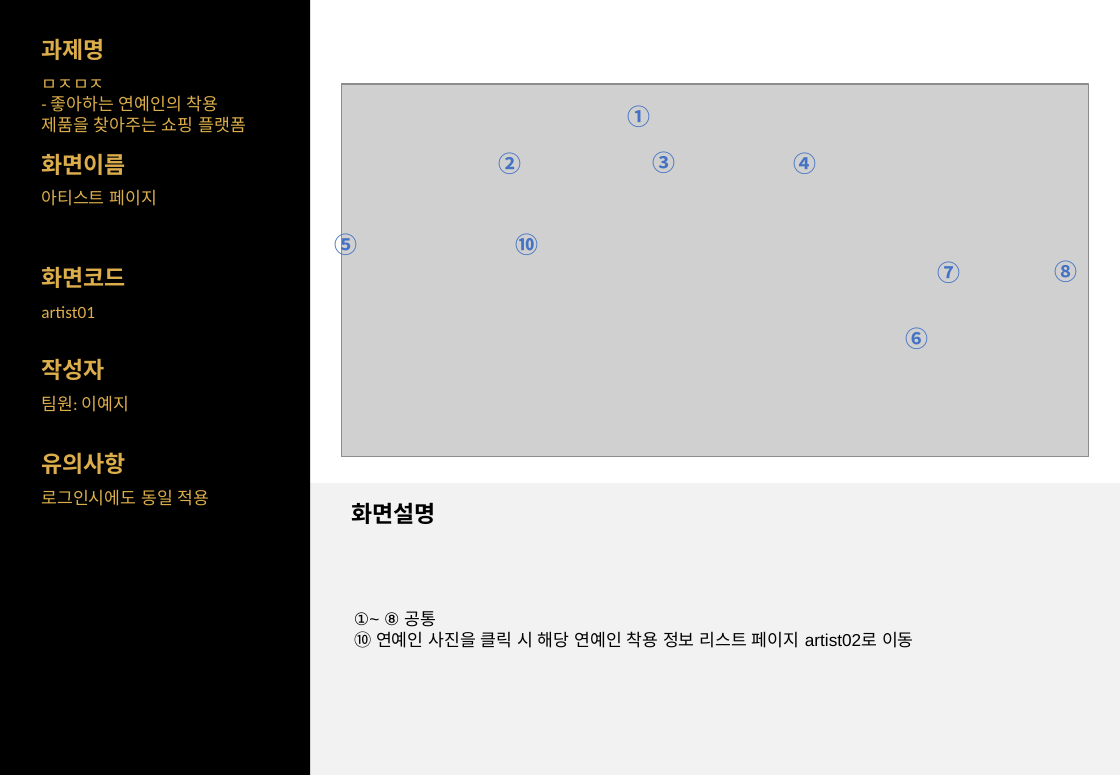
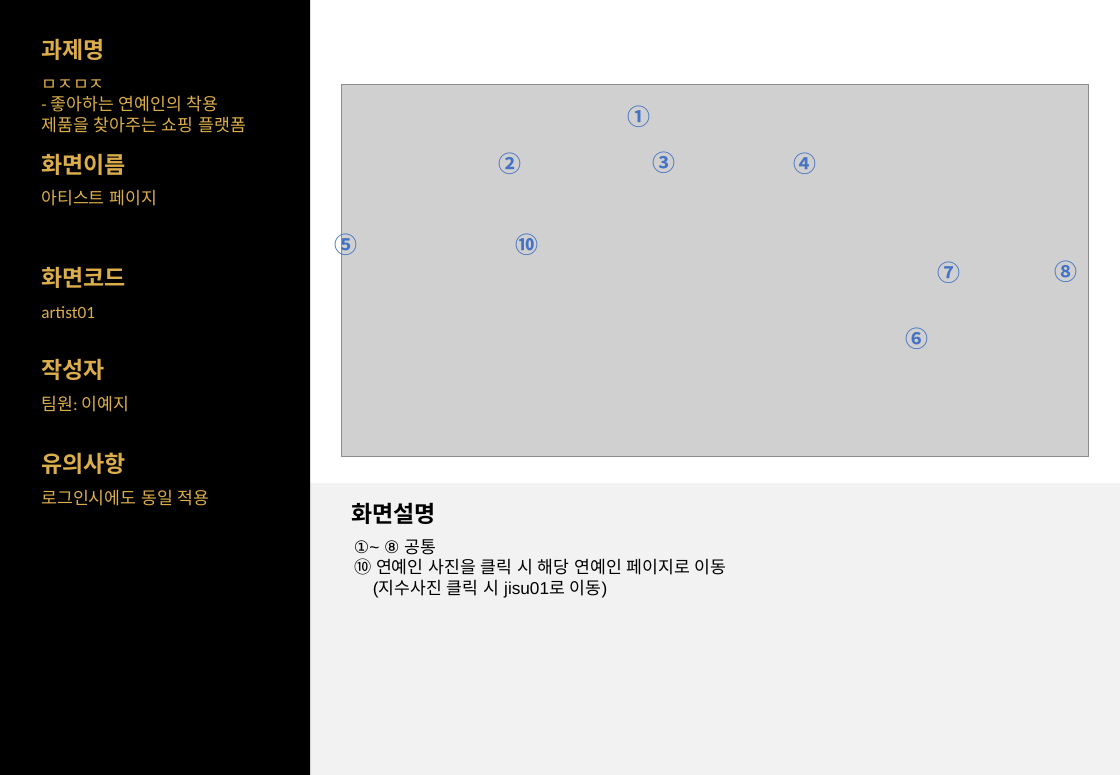
Before and after one commit to LeticiaKang/Project_Idol-Fandom-WebPlaform, a slide deck: slide 8 of 산출문서/화면설계서/화면설계서_서식(1조. HappyVirus) (최종).pptx. Drawn at 1120x775 pixels with LibreOffice and Linux fonts; fonts in the diff are those of the drawing; grey boxes stand for pictures. Boxes give left, top, right and bottom in pixels: in the first picture for what was removed or moved away, otherwise in the second. Text is boxed around its words. In the diff, an @@ line names an element or a change of style, - is before the commit and + after.

```diff
--- a/산출문서/화면설계서/화면설계서_서식(1조. HappyVirus) (최종).pptx
+++ b/산출문서/화면설계서/화면설계서_서식(1조. HappyVirus) (최종).pptx
@@ text in rectangle at bbox=[354, 558, 727, 598]: text changed @@
-⑩ 연예인 사진을 클릭 시 해당 연예인 착용 정보 리스트 페이지 artist02로 이동
+⑩ 연예인 사진을 클릭 시 해당 연예인 페이지로 이동
+(지수사진 클릭 시 jisu01로 이동)
```
Also in this commit, not shown: 4 other slides changed.
